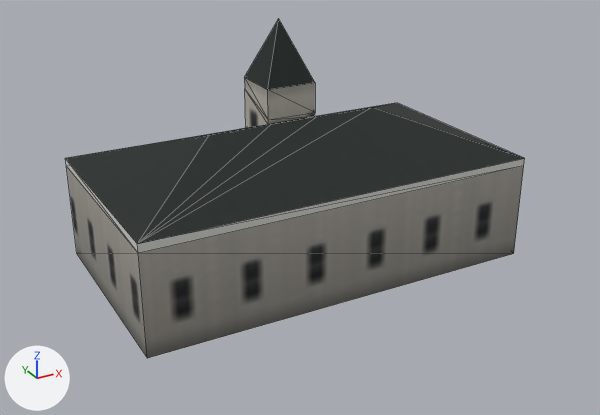
Two versions of the glTF model assets/coronado_kit/buildings/landmarks/lmk_ferry_landing/landmark_lmk_ferry_landing_far.glb, one commit apart.
One viewpoint serves both versions: a 50 mm camera at (-18.5, -34.2, 19.7) aimed at (1.6, 2.4, 1.4). Lighting does not change. The marker at lower left points along +X, +Y and +Z. The older version comes first. Mesh edges are drawn as thin lines. Vertices at exactly the same position are counted once.

The first picture shows 'landmark_lmk_ferry_landing_far'.
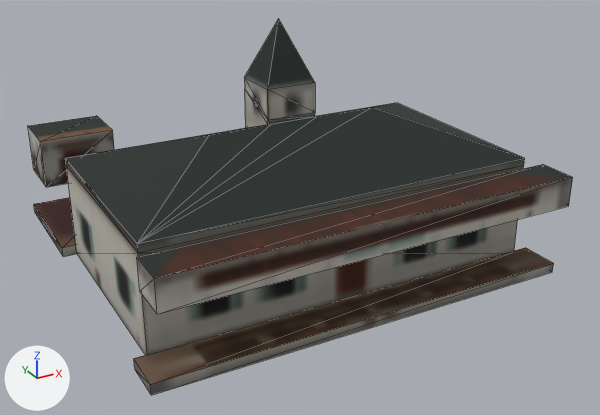
Pixel boxes (x1, y1, x2, y2) of what changed, in the pictures (600 x 415 px):
'landmark_lmk_ferry_landing_far', surface changed, reshaped (18% wider, 11% taller): before (65, 19, 525, 358); after (28, 19, 573, 395)
part 1 of me_landmark_lmk_ferry_landing_far, added: after (134, 164, 573, 395)
part 2 of me_landmark_lmk_ferry_landing_far, added: after (28, 116, 114, 257)
part 3 of me_landmark_lmk_ferry_landing_far, surface changed: (65, 72, 525, 355) in both
part 4 of me_landmark_lmk_ferry_landing_far, recoloured: (66, 72, 524, 355) in both

The change, as a list of edits to the scene's bpy script:
```text
Add img_bld_lod_color_b_png:
    img_bld_lod_color_b_png = load_image('bld_lod_color_b.png', '../../../textures/bld_lod_color_b.png', 1024, 1024, 'sRGB')
Change mat_bld_far:
    where n0 = _N.new('ShaderNodeBsdfPrincipled'); n0.name = 'Principled BSDF'
    n0.inputs[2].default_value: 0.9 -> 0.85  # 'Roughness'
    where n4 = _N.new('ShaderNodeTexImage'); n4.name = 'Image Texture'
    n4.image: img_far_color_png -> img_bld_lod_color_b_png
    add n4.extension = 'EXTEND'
Change me_landmark_lmk_ferry_landing_far:
    used by ob_landmark_lmk_ferry_landing_far; location = (0.0, 0.0, 0.0)
    remove me_landmark_lmk_ferry_landing_far.from_pydata(...)  # 31 vertices, 56 faces; spans x -10.0..10.0, y -5.5..5.5, z 0.0..11.9
    add me_landmark_lmk_ferry_landing_far.from_pydata(...)  # 63 vertices, 96 faces; spans x -10.7..10.8, y -8.0..19.0, z 0.0..11.9
    me_landmark_lmk_ferry_landing_far part 1
    8 vertices are added at x -10.7..-10.2, y -8.0..-6.0, z 0.0..5.0
    8 new vertices lie (21.0, 0.0, 0.0) away from vertices in x -10.7..-10.2, y -8.0..-6.0, z 0.0..5.0
    20 new faces join them
    me_landmark_lmk_ferry_landing_far part 2
    16 vertices are added at x -10.7..-4.7, y 5.5..19.0, z 0.0..3.0
    20 new faces join them
    me_landmark_lmk_ferry_landing_far part 3: 56 kept faces spanning x -10.0..10.0, y -5.5..5.5, z 0.0..11.9 get new texture (UV) coordinates
    me_landmark_lmk_ferry_landing_far part 4: 46 kept faces spanning x -10.0..10.0, y -5.5..5.5, z 0.0..11.9 get new vertex colours
```
